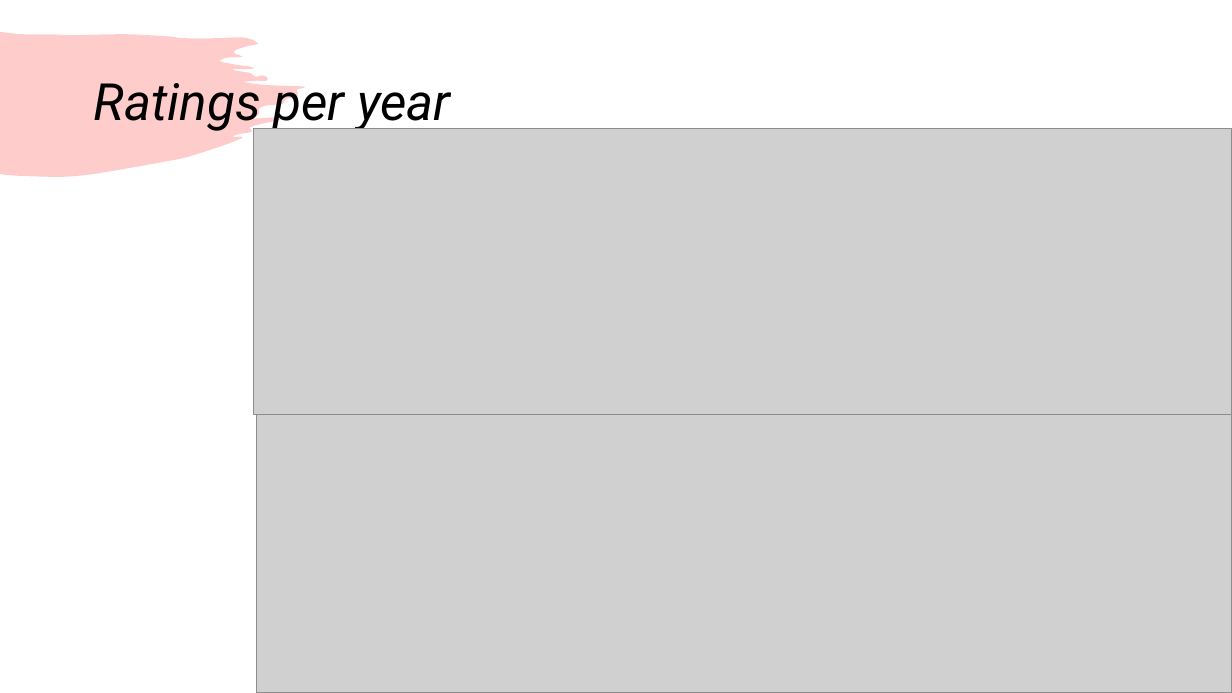
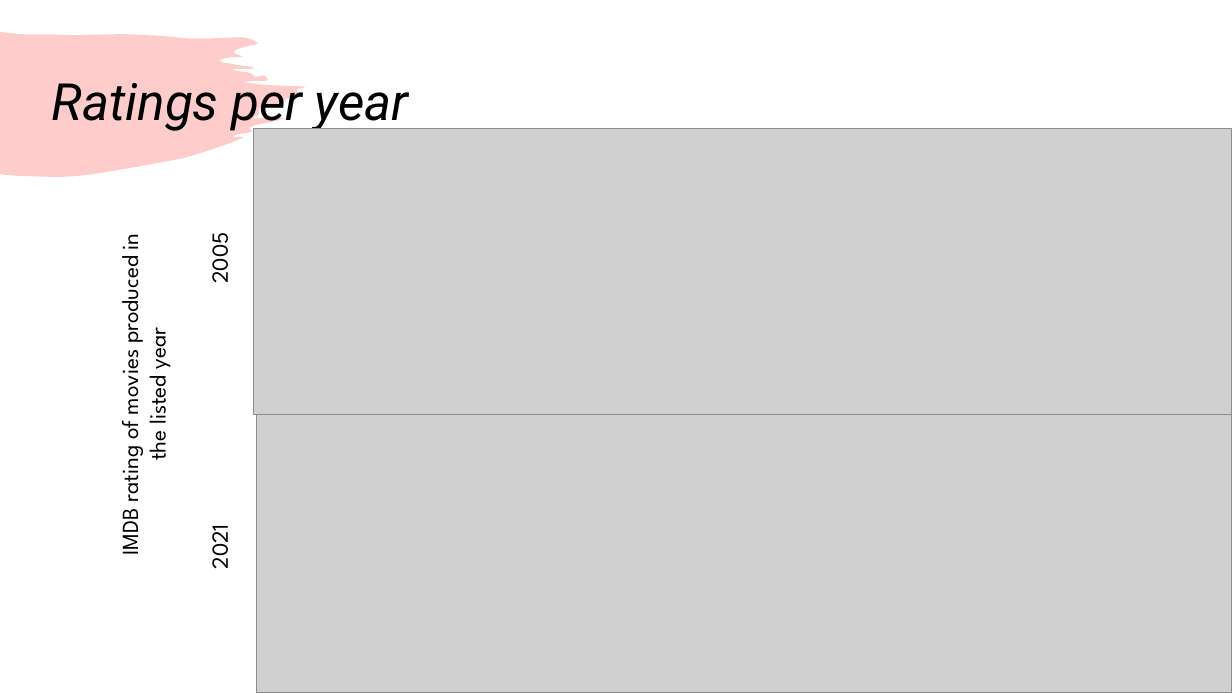
Before and after one commit to Kevinle76/NetFlix, a slide deck: slide 15 of Project_1.pptx. Drawn at 1232x693 pixels with LibreOffice and Linux fonts; fonts in the diff are those of the drawing; grey boxes stand for pictures. Boxes give left, top, right and bottom in pixels: in the first picture for what was removed or moved away, otherwise in the second. Text is boxed around its words. In the diff, an @@ line names an element or a change of style, - is before the commit and + after.

```diff
--- a/Project_1.pptx
+++ b/Project_1.pptx
@@ title "Ratings per year": place and size @@
-title "Ratings per year" at (94,73,450,133)
+title "Ratings per year" at (52,73,408,133)
@@ text added at (111,234,173,554), 18 pt, text #000000 @@
+IMDB rating of movies produced in the listed year
@@ text added at (201,237,235,282), 18 pt, text #000000 @@
+2005
@@ text added at (201,528,235,568), 18 pt, text #000000 @@
+2021
```
Also in this commit, not shown: 9 other slides changed, 1 slide added, 1 slide removed, 1 other file.
